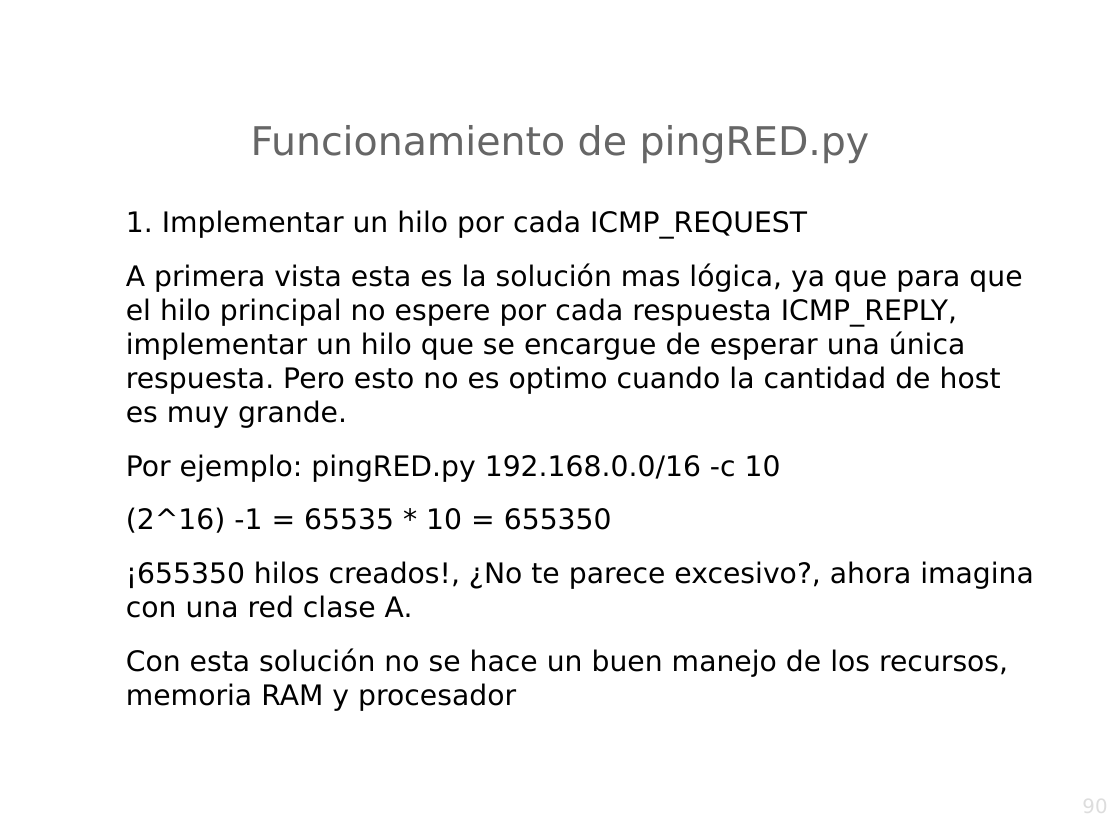
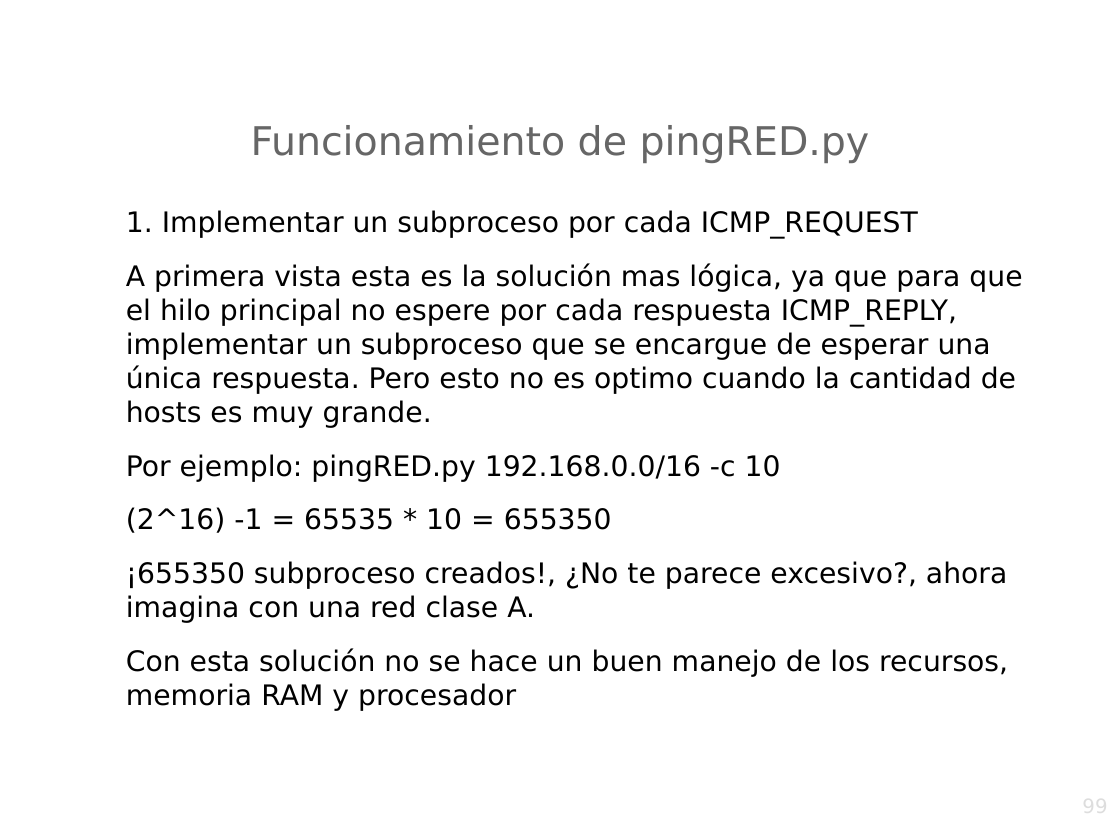
Before and after one commit to srealmoreno/Python, a slide deck: slide 99 of PING/ping.odp (slide 90 before the commit). Drawn at 1120x840 pixels with LibreOffice and Linux fonts; fonts in the diff are those of the drawing; background and template pictures are left out. Boxes give left, top, right and bottom in pixels: in the first picture for what was removed or moved away, otherwise in the second. Text is boxed around its words. In the diff, an @@ line names an element or a change of style, - is before the commit and + after.

```diff
--- a/PING/ping.odp
+++ b/PING/ping.odp
@@ text at bbox=[126, 210, 1022, 428]: text changed @@
-1. Implementar un hilo por cada ICMP_REQUEST
-A primera vista esta es la solución mas lógica, ya que para que el hilo principal no espere por cada respuesta ICMP_REPLY, implementar un hilo que se encargue de esperar una única respuesta. Pero esto no es optimo cuando la cantidad de host es muy grande.
+1. Implementar un subproceso por cada ICMP_REQUEST
+A primera vista esta es la solución mas lógica, ya que para que el hilo principal no espere por cada respuesta ICMP_REPLY, implementar un subproceso que se encargue de esperar una única respuesta. Pero esto no es optimo cuando la cantidad de hosts es muy grande.
@@ text at bbox=[126, 561, 1007, 623]: text changed @@
-¡655350 hilos creados!, ¿No te parece excesivo?, ahora imagina con una red clase A.
+¡655350 subproceso creados!, ¿No te parece excesivo?, ahora imagina con una red clase A.
@@ page number at bbox=[848, 795, 1109, 840]: text changed @@
-90
+99
```
Also in this commit, not shown: 8 other slides changed, 10 slides added, 1 other file.
